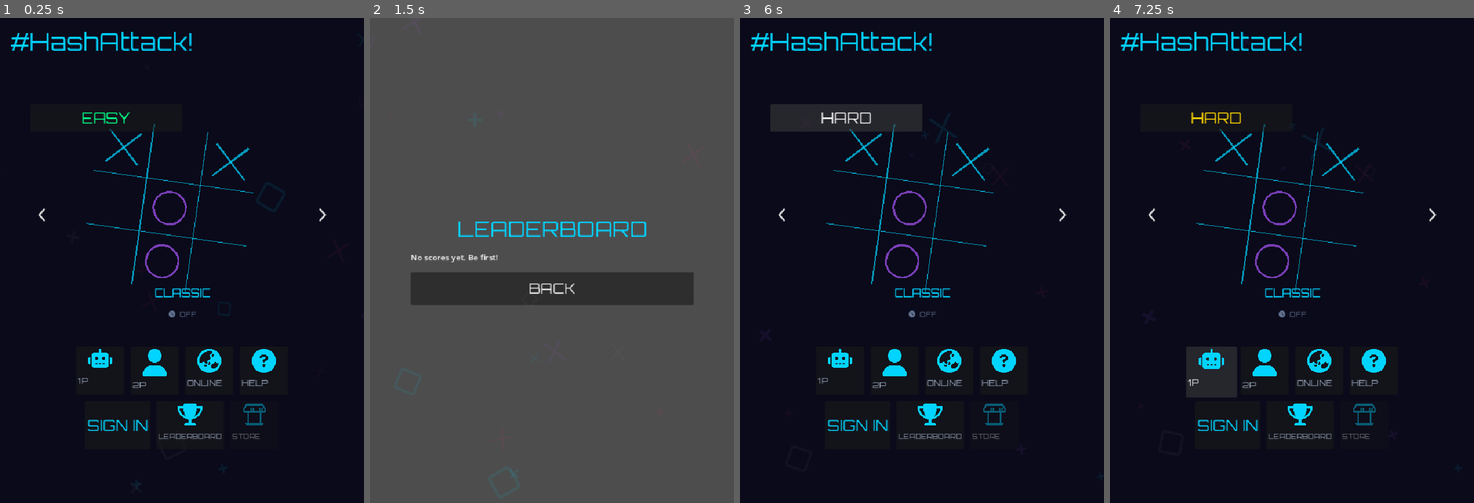
Above: before the commit, frames 1-4 (left to right).
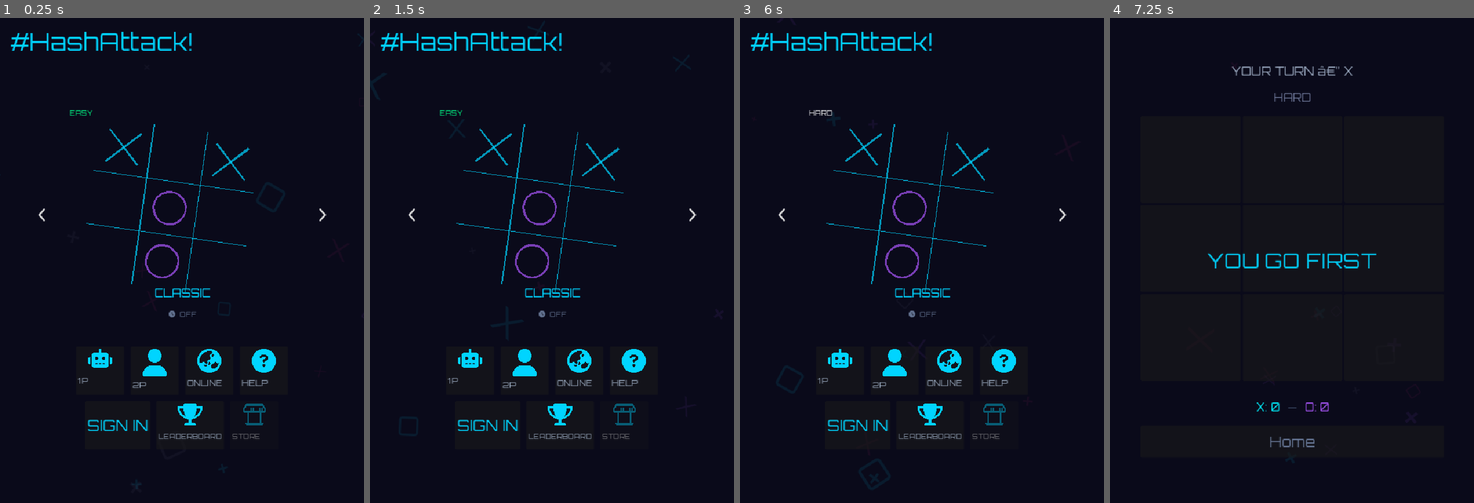
Above: after the commit, the same moments.

Repository: weilies/nexus-arcade
Game: Godot game, scene res://scenes/MainMenu.tscn
The game is run twice, just before and just after one commit, with the same random seed, the same clock (stepped at 60 frames per second) and the same inputs.
Inputs (mouse positions are in pixels of both pictures, inside the frame that each line leads up to):
- Up to frame 1 (0.25 s): no input
- Up to frame 2 (1.5 s): click "2P" at 0.5 s; click (552, 430) at 1.25 s, where only the run after the commit has a clickable "Home"
- Up to frame 3 (6 s): click (922, 289) at 2 s, where only the run before the commit has a clickable "BACK"; click "ONLINE" at 2.75 s; click (900, 265) at 3.52 s; type "12" at 3.6 s; click "+ Create Room" at 4.25 s; click "Back" at 5 s; click "EASY" at 5.75 s
- Up to frame 4 (7.25 s): click "1P" at 6.5 s

The runs differ from the first frame. In frame 1, 0.2% of the frame differs, in the area x 19-43%, y 19-24%; in frame 2, 100%, in the area x 0-100%, y 0-100%; in frame 3, 2.3%; in frame 4, 5.1%.
Error before the commit: Parse Error: Function "to_local()" not found in base self. (res://scenes/GameBoard.gd:475)

Commit message:
fix(ttt): timer stop on game over, unlock timer for all modes, fix Ultimate Home button
Timer now selectable for Ultimate and Ephemerate (was forced CASUAL). Timer
stops on game over and Home button. Difficulty button matches timer size/style.
TIME'S UP banner properly centered. Ultimate board mouse filter fixed so Home
button receives clicks. theme_type_variation uses property assignment (removed
in Godot 4.6). GameOver uses reset_for_replay() instead of direct state mutation.

Co-Authored-By: Claude Opus 4.7 <noreply@anthropic.com>

Diff:
--- a/games/tic-tac-toe/scenes/GameBoard.gd
+++ b/games/tic-tac-toe/scenes/GameBoard.gd
@@ -353,11 +353,12 @@
 	lbl.add_theme_font_override("font", orbitron)
 	lbl.add_theme_font_size_override("font_size", 56)
 	lbl.add_theme_color_override("font_color", Color("#ff2d95"))
-	lbl.set_anchors_preset(Control.PRESET_CENTER)
 	lbl.horizontal_alignment = HORIZONTAL_ALIGNMENT_CENTER
 	add_child(lbl)
 	lbl.scale = Vector2.ZERO
-	lbl.pivot_offset = Vector2(lbl.size.x / 2.0, lbl.size.y / 2.0)
+	await get_tree().process_frame
+	lbl.position = (size - lbl.size) / 2.0
+	lbl.pivot_offset = lbl.size / 2.0
 	var tw := create_tween()
 	tw.tween_property(lbl, "scale", Vector2(1.1, 1.1), 0.15).set_trans(Tween.TRANS_BACK)
 	tw.tween_property(lbl, "scale", Vector2.ONE, 0.08)
@@ -372,12 +373,40 @@
 		tw.tween_property(self, "position", origin + off, 0.04)
 	tw.tween_property(self, "position", origin, 0.04)
 
+func reset_for_replay() -> void:
+	_game_over_fired = false
+
+	match Globals.current_game_mode:
+		"ultimate":
+			_ultimate_state = UltimateGameState.new()
+			_state = _ultimate_state
+			_refresh_ultimate_ui()
+		"ephemerate":
+			_ephemeral_state = EphemeralGameState.new()
+			_state = _ephemeral_state
+		_:
+			_state = GameState.new()
+
+	_refresh_ui()
+
+	if _mode != Mode.ONLINE and Globals.timer_seconds > 0:
+		_turn_timer.set_duration(Globals.timer_seconds)
+		if not (_mode == Mode.VS_AI and _player_mark == GameState.Player.O):
+			_turn_timer.start()
+
+	if _mode == Mode.VS_AI and _player_mark == GameState.Player.O:
+		_ai_take_turn.call_deferred()
+
 func _on_home() -> void:
+	_turn_timer.stop()
 	SFX.click()
 	if _mode == Mode.ONLINE and _supabase_ref:
 		_supabase_ref.broadcast("room:" + _room_id, "forfeit",
 			{"player": GameState.player_to_str(_player_mark)})
-	get_tree().change_scene_to_file("res://scenes/MainMenu.tscn")
+	var menu = load("res://scenes/MainMenu.tscn").instantiate()
+	get_tree().root.add_child(menu)
+	get_tree().current_scene = menu
+	queue_free()
 
 func _exit_tree() -> void:
 	if _supabase_ref and _supabase_ref.realtime_message.is_connected(_on_online_message):
@@ -394,7 +423,7 @@
 
 func _refresh_ui() -> void:
 	for i in 9:
-		# Skip cell being eviction-animated — tween owns it until callback clears _evicting_cell
+		# Skip cell being eviction-animated â€” tween owns it until callback clears _evicting_cell
 		if i == _evicting_cell:
 			continue
 
@@ -424,18 +453,18 @@
 			if _mode == Mode.VS_AI and _player_mark == GameState.Player.O:
 				turn_text = "AI THINKING..."
 			elif _mode == Mode.VS_AI:
-				turn_text = "YOUR TURN — X"
+				turn_text = "YOUR TURN â€” X"
 			else:
-				turn_text = "PLAYER 1 — X"
+				turn_text = "PLAYER 1 â€” X"
 		GameState.Player.O:
 			if _mode == Mode.VS_AI and _player_mark == GameState.Player.X:
 				turn_text = "AI THINKING..."
 			elif _mode == Mode.VS_AI:
-				turn_text = "YOUR TURN — O"
+				turn_text = "YOUR TURN â€” O"
 			elif _mode == Mode.LOCAL:
-				turn_text = "PLAYER 2 — O"
+				turn_text = "PLAYER 2 â€” O"
 			else:
-				turn_text = "OPPONENT — O"
+				turn_text = "OPPONENT â€” O"
 		_:
 			turn_text = ""
 	$VBoxContainer/LblStatus.text = turn_text
@@ -472,7 +501,7 @@
 	_ring_x.size = sz
 	_ring_x.ring_color = Color("#00d4ff")
 	_ring_x.mouse_filter = Control.MOUSE_FILTER_IGNORE
-	var cx := to_local(lbl_x.get_global_rect().get_center())
+	var cx := lbl_x.get_global_rect().get_center() - global_position
 	_ring_x.position = cx - sz / 2.0
 	add_child(_ring_x)
 	_ring_o = TimerRing.new()
@@ -480,7 +509,7 @@
 	_ring_o.size = sz
 	_ring_o.ring_color = Color("#a855f7")
 	_ring_o.mouse_filter = Control.MOUSE_FILTER_IGNORE
-	var co := to_local(lbl_o.get_global_rect().get_center())
+	var co := lbl_o.get_global_rect().get_center() - global_position
 	_ring_o.position = co - sz / 2.0
 	add_child(_ring_o)
 	_ring_x.visible = false
@@ -562,10 +591,14 @@
 
 func _show_pts_popup(pts: int) -> void:
 	var lbl := Label.new()
-	lbl.text = "+%d ★" % pts
+	lbl.text = "+%d â˜…" % pts
 	lbl.add_theme_color_override("font_color", Color("#00d4ff"))
 	lbl.position = Vector2(size.x / 2.0 - 50, size.y / 2.0 - 40)
 	add_child(lbl)
+	lbl.scale = Vector2.ZERO
+	await get_tree().process_frame
+	lbl.position = (size - lbl.size) / 2.0
+	lbl.pivot_offset = lbl.size / 2.0
 	var tw := create_tween()
 	tw.tween_property(lbl, "scale", Vector2(1.2, 1.2), 0.15).set_trans(Tween.TRANS_BACK)
 	tw.tween_property(lbl, "scale", Vector2.ONE, 0.06)
@@ -592,6 +625,7 @@
 	_ultimate_board_node = Control.new()
 	_ultimate_board_node.name = "UltimateBoard"
 	_ultimate_board_node.set_anchors_preset(Control.PRESET_FULL_RECT)
+	_ultimate_board_node.mouse_filter = Control.MOUSE_FILTER_PASS
 	_ultimate_board_node.theme = arcade_theme
 
 	var grid := GridContainer.new()
@@ -631,7 +665,7 @@
 
 		var won_label := Label.new()
 		won_label.name = "WonMark"
-		won_label.add_theme_type_variation("WonOverlay")
+		won_label.theme_type_variation = "WonOverlay"
 		won_label.set_anchors_preset(Control.PRESET_FULL_RECT)
 		won_label.horizontal_alignment = HORIZONTAL_ALIGNMENT_CENTER
 		won_label.vertical_alignment = VERTICAL_ALIGNMENT_CENTER
@@ -691,7 +725,7 @@
 			mini_panel.add_theme_stylebox_override("panel", style)
 			mini_panel.get_node("Grid").modulate = Color.WHITE
 		elif _ultimate_state.active_board == -1:
-			# Free choice — all open boards dim-glow
+			# Free choice â€” all open boards dim-glow
 			style.bg_color = Color("#1a1a2e")
 			style.border_color = Color(0.0, 0.831, 1.0, 0.4)
 			mini_panel.add_theme_stylebox_override("panel", style)
@@ -733,6 +767,11 @@
 	if _game_over_fired:
 		return
 	_game_over_fired = true
+	_turn_timer.stop()
+	if _ring_x:
+		_ring_x.visible = false
+	if _ring_o:
+		_ring_o.visible = false
 	match _state.result:
 		GameState.GameResult.X_WINS: _score_x += 1
 		GameState.GameResult.O_WINS: _score_o += 1
--- a/games/tic-tac-toe/scenes/GameOver.gd
+++ b/games/tic-tac-toe/scenes/GameOver.gd
@@ -58,9 +58,7 @@
 
 func _on_play_again() -> void:
 	SFX.click()
-	_board_ref._game_over_fired = false
-	_board_ref._state = GameState.new()
-	_board_ref._refresh_ui()
+	_board_ref.reset_for_replay()
 	queue_free()
 
 func _on_menu() -> void:
--- a/games/tic-tac-toe/scenes/MainMenu.gd
+++ b/games/tic-tac-toe/scenes/MainMenu.gd
@@ -90,7 +90,7 @@
 	_auth_slot = VBoxContainer.new()
 	_auth_slot.custom_minimum_size = Vector2(96, 96)
 	_auth_slot.alignment = BoxContainer.ALIGNMENT_CENTER
-	_auth_slot.mouse_filter = 1
+	_auth_slot.mouse_filter = Control.MOUSE_FILTER_STOP
 
 	_btn_sign_in = Button.new()
 	_btn_sign_in.custom_minimum_size = Vector2(96, 96)
@@ -106,7 +106,7 @@
 	_slot_profile.visible = false
 	_slot_profile.custom_minimum_size = Vector2(96, 96)
 	_slot_profile.alignment = BoxContainer.ALIGNMENT_CENTER
-	_slot_profile.mouse_filter = 1
+	_slot_profile.mouse_filter = Control.MOUSE_FILTER_STOP
 
 	var prof_icon := TextureRect.new()
 	prof_icon.texture = preload("res://images/icon-user.svg")
@@ -147,8 +147,9 @@
 	row.alignment = BoxContainer.ALIGNMENT_BEGIN
 
 	_btn_difficulty = Button.new()
-	_btn_difficulty.flat = false
-	_btn_difficulty.custom_minimum_size = Vector2(300, 56)
+	_btn_difficulty.flat = true
+	_btn_difficulty.add_theme_font_size_override("font_size", 14)
+	_btn_difficulty.custom_minimum_size = Vector2(200, 36)
 	_btn_difficulty.pressed.connect(_on_difficulty_pressed)
 	row.add_child(_btn_difficulty)
 
@@ -165,10 +166,7 @@
 	_refresh_timer_visibility()
 
 func _refresh_timer_visibility() -> void:
-	var locked := _current_game_mode in ["ultimate", "ephemerate"]
-	$CarouselContainer/TimerRow.visible = not locked
-	if has_node("CarouselContainer/DifficultyRow"):
-		$CarouselContainer/DifficultyRow.visible = true
+	$CarouselContainer/TimerRow.visible = true
 
 func _on_timer_pressed() -> void:
 	_timer_index = (_timer_index + 1) % TIMER_MODES.size()
@@ -204,10 +202,7 @@
 func _on_1p() -> void:
 	SFX.click()
 	Globals.current_game_mode = _current_game_mode
-	if _current_game_mode in ["ultimate", "ephemerate"]:
-		Globals.timer_seconds = 6
-	else:
-		Globals.timer_seconds = TIMER_MODES[_timer_index]["seconds"]
+	Globals.timer_seconds = TIMER_MODES[_timer_index]["seconds"]
 	var board = load("res://scenes/GameBoard.tscn").instantiate()
 	board.setup_vs_ai(Globals.ai_difficulty)
 	get_tree().root.add_child(board)
@@ -217,10 +212,7 @@
 func _on_2p() -> void:
 	SFX.click()
 	Globals.current_game_mode = _current_game_mode
-	if _current_game_mode in ["ultimate", "ephemerate"]:
-		Globals.timer_seconds = 6
-	else:
-		Globals.timer_seconds = TIMER_MODES[_timer_index]["seconds"]
+	Globals.timer_seconds = TIMER_MODES[_timer_index]["seconds"]
 	var board = load("res://scenes/GameBoard.tscn").instantiate()
 	board.setup_local()
 	get_tree().root.add_child(board)
@@ -230,10 +222,7 @@
 func _on_online() -> void:
 	SFX.click()
 	Globals.current_game_mode = _current_game_mode
-	if _current_game_mode in ["ultimate", "ephemerate"]:
-		Globals.timer_seconds = 6
-	else:
-		Globals.timer_seconds = TIMER_MODES[_timer_index]["seconds"]
+	Globals.timer_seconds = TIMER_MODES[_timer_index]["seconds"]
 	get_tree().change_scene_to_file("res://scenes/OnlineLobby.tscn")
 
 func _on_leaderboard() -> void:
@@ -264,7 +253,7 @@
 	var signed_in := Globals.is_signed_in()
 	if signed_in:
 		_lbl_username.text = Globals.current_user.get("username", "")
-		_lbl_points.text = "★ %d pts" % Globals.current_user.get("points", 0)
+		_lbl_points.text = "â˜… %d pts" % Globals.current_user.get("points", 0)
 		_btn_sign_in.visible = false
 		_slot_profile.visible = true
 		_btn_sign_out.visible = _show_sign_out
@@ -383,7 +372,7 @@
 		"",
 		"The OG. The classic. The game your grandma could beat you at.",
 		"",
-		"Get three X's (or O's) in a row — horizontal, vertical, or diagonal. Board fills with no winner? Draw. Yes, draws happen. No, you can't argue with the grid.",
+		"Get three X's (or O's) in a row â€” horizontal, vertical, or diagonal. Board fills with no winner? Draw. Yes, draws happen. No, you can't argue with the grid.",
 		"",
 		"Pro strat: Take the center. That's it. That's the whole strategy.",
 	]
@@ -405,7 +394,7 @@
 		"",
 		"Like classic, but your marks have commitment issues.",
 		"",
-		"Place your 5th mark and your oldest mark vanishes. Marks fade as they age — brightest is newest, dimmest is next to go. No draws — someone always wins.",
+		"Place your 5th mark and your oldest mark vanishes. Marks fade as they age â€” brightest is newest, dimmest is next to go. No draws â€” someone always wins.",
 		"",
 		"TIMER always on (CASUAL). Keep up.",
 	]
--- a/games/tic-tac-toe/tests/test_game_state.gd
+++ b/games/tic-tac-toe/tests/test_game_state.gd
@@ -48,12 +48,12 @@
 	assert_eq(state.result, GameState.GameResult.X_WINS)
 
 func test_draw_detection():
-	# X O X / O X O / O X O
+	# X O X / O O X / X X O  — no winner, board full
 	state.place(0); state.place(1)
-	state.place(3); state.place(6)
-	state.place(4); state.place(2)
-	state.place(7); state.place(5)
-	state.place(8)
+	state.place(2); state.place(3)
+	state.place(5); state.place(4)
+	state.place(6); state.place(8)
+	state.place(7)
 	assert_eq(state.result, GameState.GameResult.DRAW)
 
 func test_get_empty_cells_count():
Not shown, changed: portal/public/games/tic-tac-toe/index.html
Not shown, changed: portal/public/games/tic-tac-toe/index.pck
